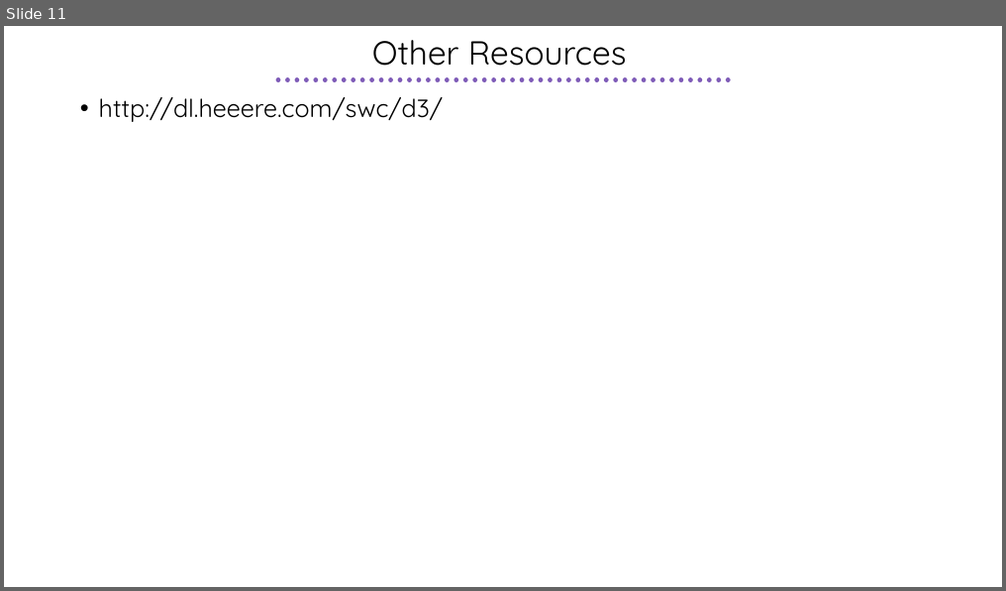
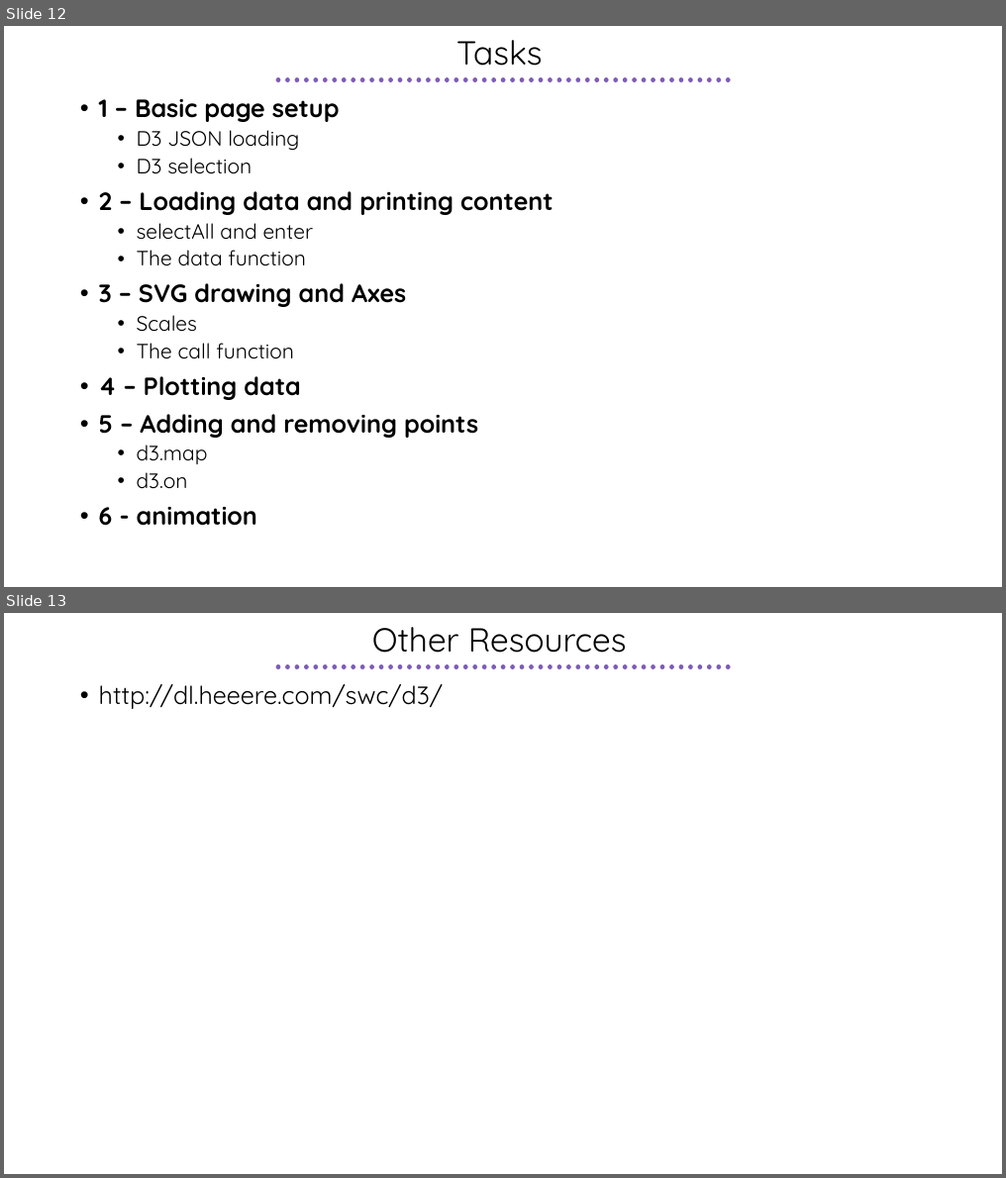
Before and after one commit to febret/intro2D3, a slide deck: Intro2D3.pptx. Shown one above the other, each under a label of ours: slide 11 before the commit, slides 12 and 13 after it. The pictures are 1006x591 and 1006x1178 pixels, drawn with LibreOffice and Linux fonts; fonts in the diff are those of the drawing. Boxes give left, top, right and bottom in pixels: in the first picture for what was removed or moved away, otherwise in the second. Text is boxed around its words. In the diff, an @@ line names an element or a change of style, - is before the commit and + after.

```diff
--- a/Intro2D3.pptx
+++ b/Intro2D3.pptx
@@ slide 12 added at (4, 26, 1002, 587), background #FFFFFF; not listed: 1 template element that a slide beside it also shows @@
@@ title added at (456, 40, 543, 66), 32 pt, text #000000 @@
+Tasks
@@ text added at (99, 99, 553, 526), 24 pt, text #000000, bold @@
+• 1 – Basic page setup
+  • D3 JSON loading
+  • D3 selection
+• 2 – Loading data and printing content
+  • selectAll and enter
+  • The data function
+• 3 – SVG drawing and Axes
+  • Scales
+  • The call function
+• 4 – Plotting data
+• 5 – Adding and removing points
+  • d3.map
+  • d3.on
+• 6 - animation
@@ what was slide 11 is now slide 13 @@
```
Also in this commit, not shown: 4 slides changed, 3 other slides added, 2 slides removed.
